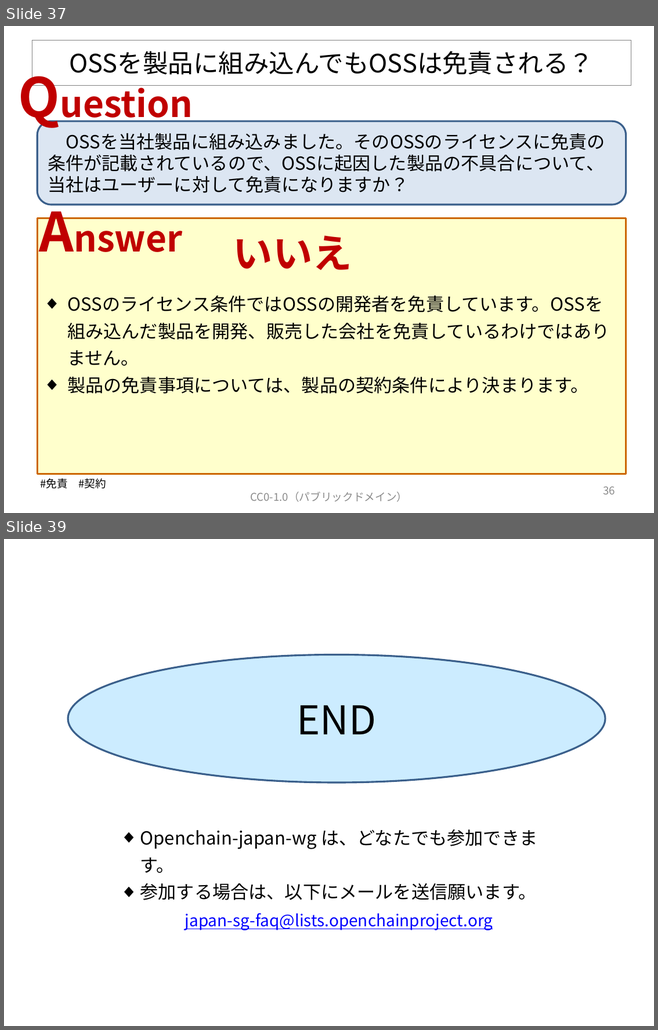
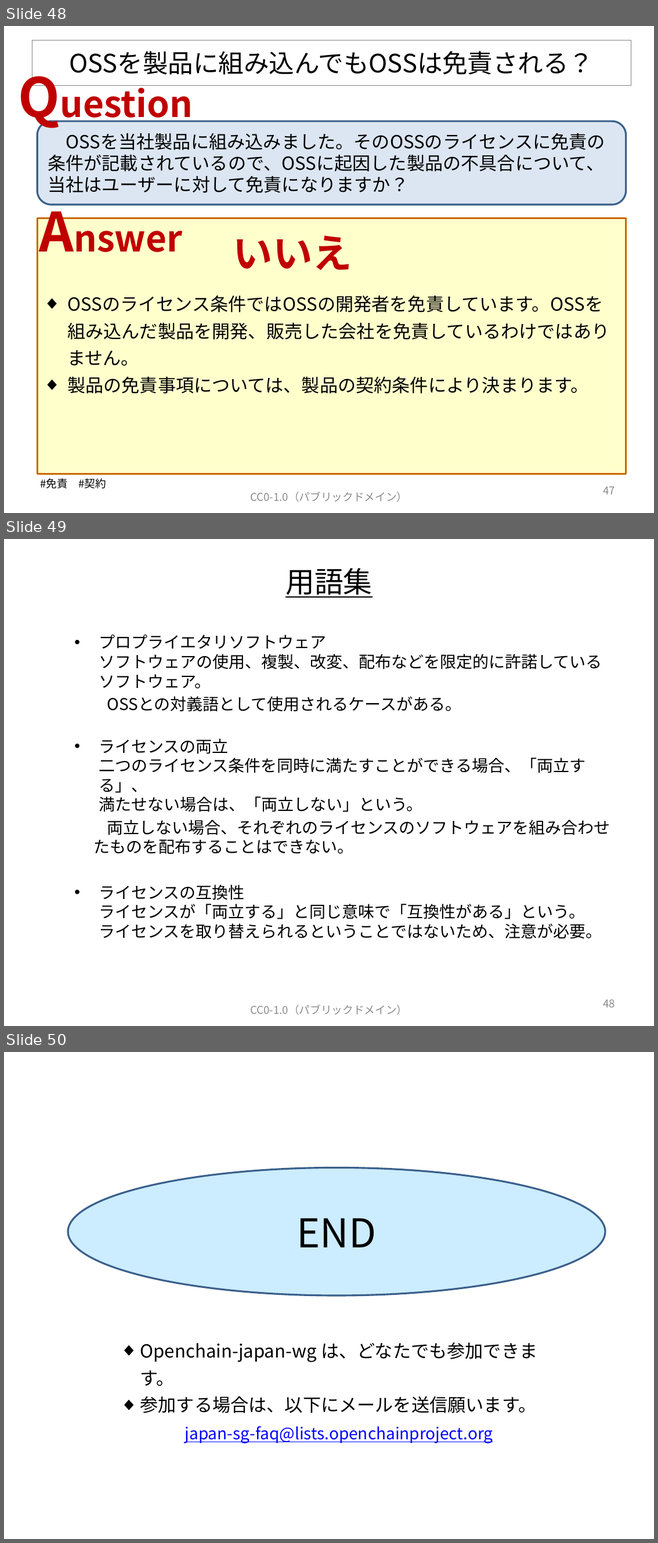
Before and after one commit to OpenChain-Project/OpenChain-JWG, a slide deck: Education_Material/FAQ/OSSライセンス関連でよくある誤解_CC0.pptx. Shown one above the other, each under a label of ours: slides 37 and 39 before the commit, slides 48, 49 and 50 after it; the slides between them are not shown. The pictures are 658x1030 and 658x1543 pixels, drawn with LibreOffice and Linux fonts; fonts in the diff are those of the drawing. Boxes give left, top, right and bottom in pixels: in the first picture for what was removed or moved away, otherwise in the second. Text is boxed around its words. In the diff, an @@ line names an element or a change of style, - is before the commit and + after.

```diff
--- a/Education_Material/FAQ/OSSライセンス関連でよくある誤解_CC0.pptx
+++ b/Education_Material/FAQ/OSSライセンス関連でよくある誤解_CC0.pptx
@@ slide 49 added at (4,539,654,1026), background #FFFFFF @@
@@ title added at (285,568,372,598), 32 pt, text #000000, underline @@
+用語集
@@ text added at (93,634,610,939), 18 pt, text #000000 @@
+• プロプライエタリソフトウェア
+  ソフトウェアの使用、複製、改変、配布などを限定的に許諾しているソフトウェア。
+OSSとの対義語として使用されるケースがある。
+• ライセンスの両立
+  二つのライセンス条件を同時に満たすことができる場合、「両立する」、
+  満たせない場合は、「両立しない」という。
+両立しない場合、それぞれのライセンスのソフトウェアを組み合わせたものを配布することはできない。
+• ライセンスの互換性
+  ライセンスが「両立する」と同じ意味で「互換性がある」という。
+  ライセンスを取り替えられるということではないため、注意が必要。
@@ text added at (250,1005,407,1015), 12 pt, text #8C8C8C @@
+CC0-1.0（パブリックドメイン）
@@ page number added at (603,1000,615,1008), 12 pt, text #8C8C8C @@
+48
@@ what was slide 37 is now slide 48 @@
@@ page number at (603,487,615,495): text changed @@
-36
+47
@@ what was slide 39 is now slide 50 @@
```
Also in this commit, not shown: 5 slides changed, 10 other slides added.
